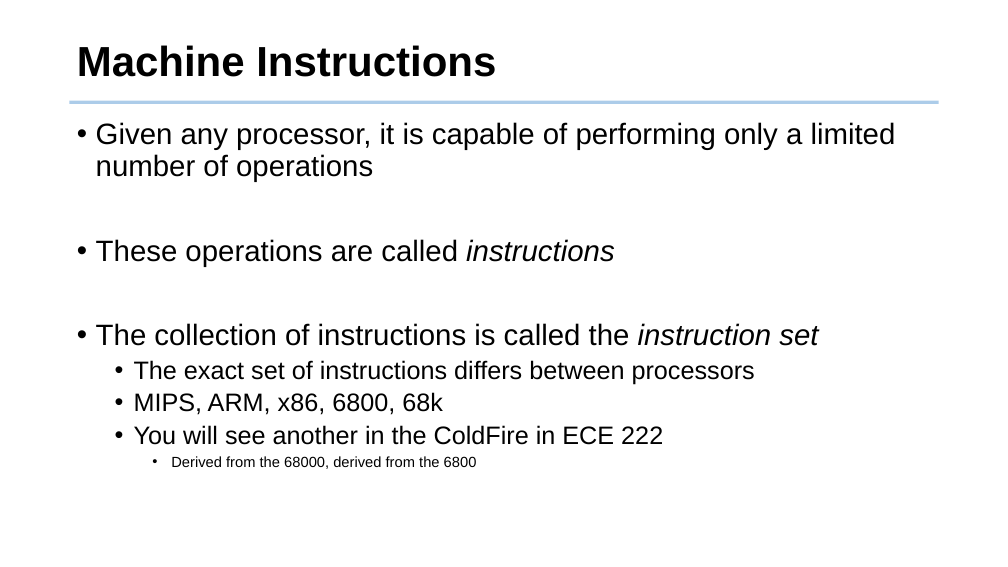
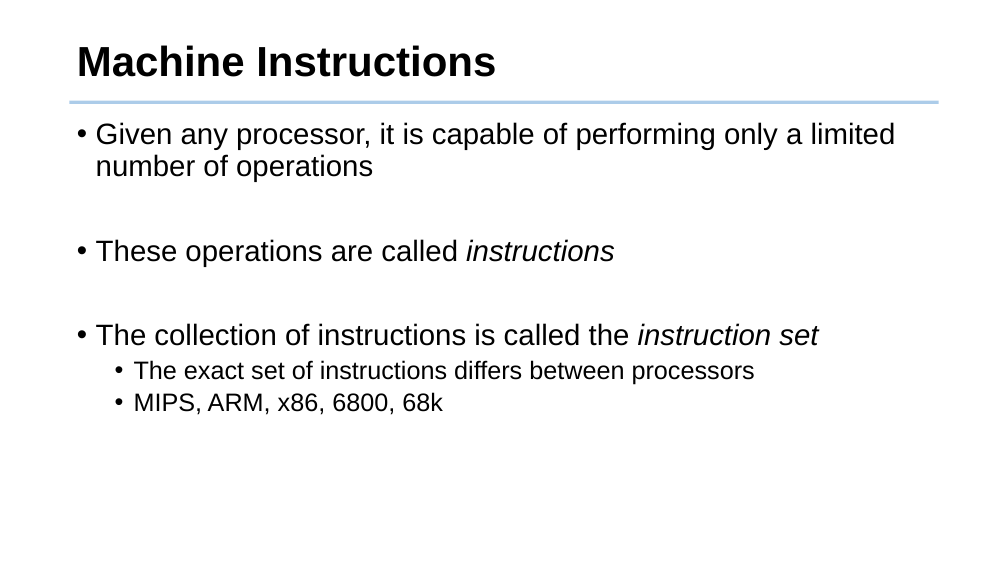
Before and after one commit to tsung-wei-huang/cs2420, a slide deck: slide 8 of slides/algorithm_analysis.pptx (slide 10 before the commit). Drawn at 1008x567 pixels with LibreOffice and Linux fonts; fonts in the diff are those of the drawing; background and template pictures are left out. Boxes give left, top, right and bottom in pixels: in the first picture for what was removed or moved away, otherwise in the second. Text is boxed around its words. In the diff, an @@ line names an element or a change of style, - is before the commit and + after.

```diff
--- a/slides/algorithm_analysis.pptx
+++ b/slides/algorithm_analysis.pptx
@@ text at [134,425,663,469]: paragraphs removed @@
-  • You will see another in the ColdFire in ECE 222
-    • Derived from the 68000, derived from the 6800
```
Also in this commit, not shown: 10 other slides changed, 2 slides removed, 2 other files.
